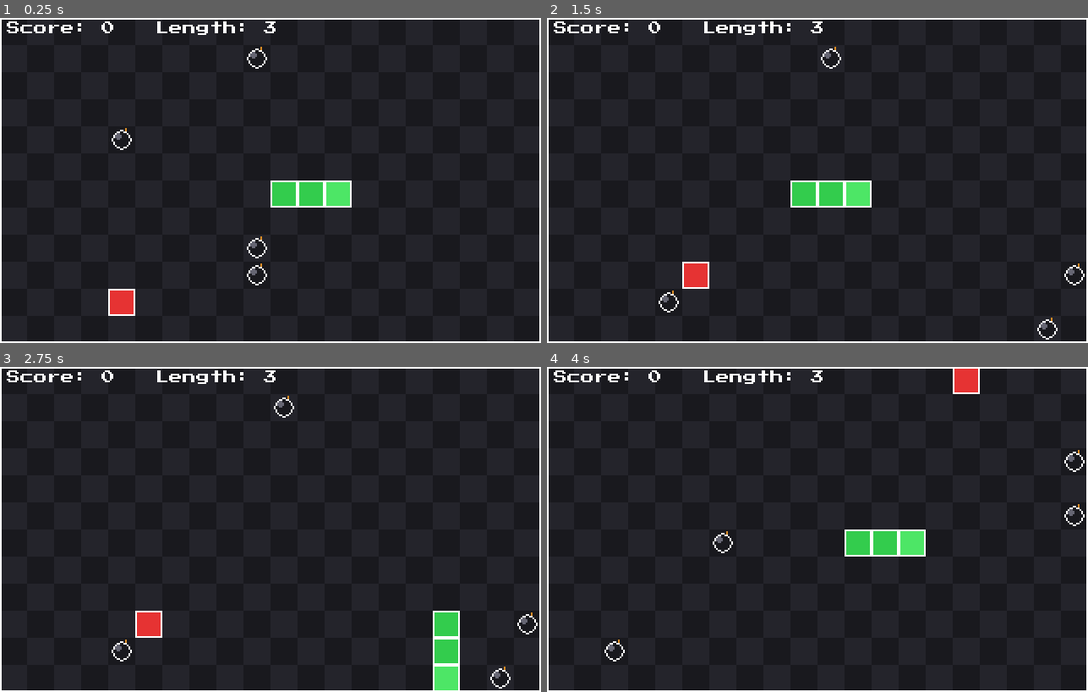
Above: before the commit, frames 1-4 (two rows, left to right).
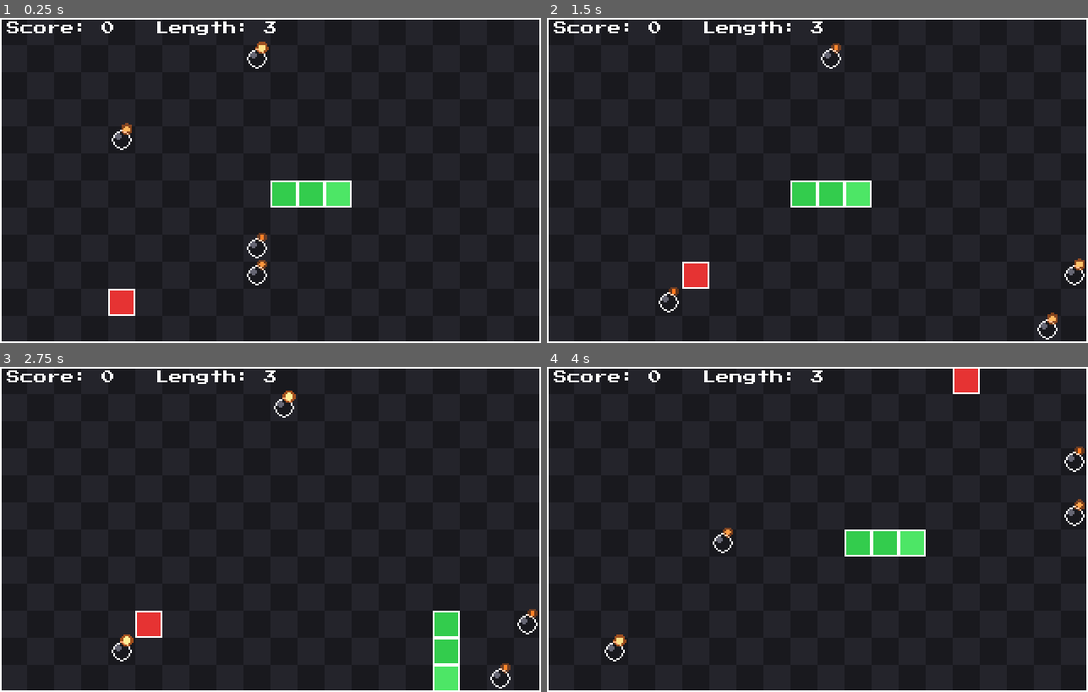
Above: after the commit, the same moments.

Repository: Tassnaz/vibe-code-test
Game: Godot game, scene res://scenes/Game.tscn
Two runs of this game, one before a commit and one after it. Both use one fixed random seed, a clock stepped at 60 frames per second and the inputs below.
Inputs:
- Up to frame 1 (0.25 s): no input
- Up to frame 2 (1.5 s): hold Right (ui_right) 0.53-1.25 s; click "Restart" at 1.25 s
- Up to frame 3 (2.75 s): hold Down (ui_down) from 2.03 s (still down)
- Up to frame 4 (4 s): release Down (ui_down) at 2.78 s; hold Right (ui_right) 2.78-3.5 s; click "Restart" at 3.5 s

The runs differ from the first frame. In frame 1, 0.2% of the frame differs, in the area x 22-50%, y 7-78%; in frame 2, 0.2%; in frame 3, 0.2%, in the area x 22-100%, y 7-95%; in frame 4, 0.2%.

Commit message:
Animate the bomb fuses with a flickering ember
Bombs now have a lit fuse: a glow+core ember pulses at the fuse tip
using a per-bomb sine phase (seeded from grid position) so multiple
bombs don't flicker in lockstep. _process now redraws every frame
whenever bombs are on the board (previously it only redrew when
pickup/explosion sparks were active) to keep the flicker animating
continuously.

Co-Authored-By: Claude Sonnet 5 <noreply@anthropic.com>

Diff:
--- a/scripts/game.gd
+++ b/scripts/game.gd
@@ -34,6 +34,13 @@
 const BOMB_COLOR := Color(0.1, 0.1, 0.12)
 const BOMB_HIGHLIGHT_COLOR := Color(0.4, 0.4, 0.45)
 const BOMB_FUSE_COLOR := Color(0.85, 0.55, 0.15)
+const BOMB_FUSE_TIP_OFFSET := Vector2(3.0, -CELL_SIZE * 0.4)
+
+const EMBER_CORE_COLOR := Color(1.0, 0.95, 0.6)
+const EMBER_GLOW_COLOR := Color(1.0, 0.45, 0.1)
+const EMBER_BASE_RADIUS := 1.3
+const EMBER_PULSE_AMOUNT := 1.0
+const EMBER_PULSE_SPEED := 7.0
 
 const EXPLOSION_SPARK_COUNT := 28
 const EXPLOSION_SPARK_LIFETIME := 0.5
@@ -57,6 +64,7 @@
 var score := 0
 var game_over := false
 var sparks: Array[Dictionary] = []
+var fuse_time := 0.0
 
 func _ready() -> void:
 	move_timer.wait_time = MOVE_INTERVAL
@@ -70,13 +78,18 @@
 	get_tree().quit()
 
 func _process(delta: float) -> void:
-	if sparks.is_empty():
-		return
-	for spark in sparks:
-		spark.pos += spark.vel * delta
-		spark.life -= delta
-	sparks = sparks.filter(func(s): return s.life > 0.0)
-	queue_redraw()
+	var needs_redraw := not bombs.is_empty()
+	fuse_time += delta
+
+	if not sparks.is_empty():
+		for spark in sparks:
+			spark.pos += spark.vel * delta
+			spark.life -= delta
+		sparks = sparks.filter(func(s): return s.life > 0.0)
+		needs_redraw = true
+
+	if needs_redraw:
+		queue_redraw()
 
 func _reset() -> void:
 	game_over = false
@@ -266,10 +279,20 @@
 	for bomb in bombs:
 		var center := Vector2(bomb) * CELL_SIZE + Vector2(CELL_SIZE, CELL_SIZE) * 0.5
 		var radius := CELL_SIZE * 0.35
-		draw_line(center, center + Vector2(3.0, -CELL_SIZE * 0.4), BOMB_FUSE_COLOR, 1.5)
+		var fuse_tip := center + BOMB_FUSE_TIP_OFFSET
+		draw_line(center, fuse_tip, BOMB_FUSE_COLOR, 1.5)
 		draw_circle(center, radius, BOMB_COLOR)
 		draw_circle(center - Vector2(2.0, 2.0), CELL_SIZE * 0.1, BOMB_HIGHLIGHT_COLOR)
 		draw_circle(center, radius - OUTLINE_WIDTH * 0.5, OUTLINE_COLOR, false, OUTLINE_WIDTH)
+
+		# Each bomb flickers on its own phase so a row of fuses doesn't pulse in lockstep.
+		var phase := float(bomb.x * 7 + bomb.y * 13)
+		var flicker := 0.5 + 0.5 * sin(fuse_time * EMBER_PULSE_SPEED + phase)
+		var ember_radius := EMBER_BASE_RADIUS + flicker * EMBER_PULSE_AMOUNT
+		var glow_color := EMBER_GLOW_COLOR
+		glow_color.a = 0.3 + 0.3 * flicker
+		draw_circle(fuse_tip, ember_radius + 1.5, glow_color)
+		draw_circle(fuse_tip, ember_radius, EMBER_CORE_COLOR.lerp(EMBER_GLOW_COLOR, 1.0 - flicker))
 
 	for i in range(body.size()):
 		var color := HEAD_COLOR if i == 0 else SNAKE_COLOR
